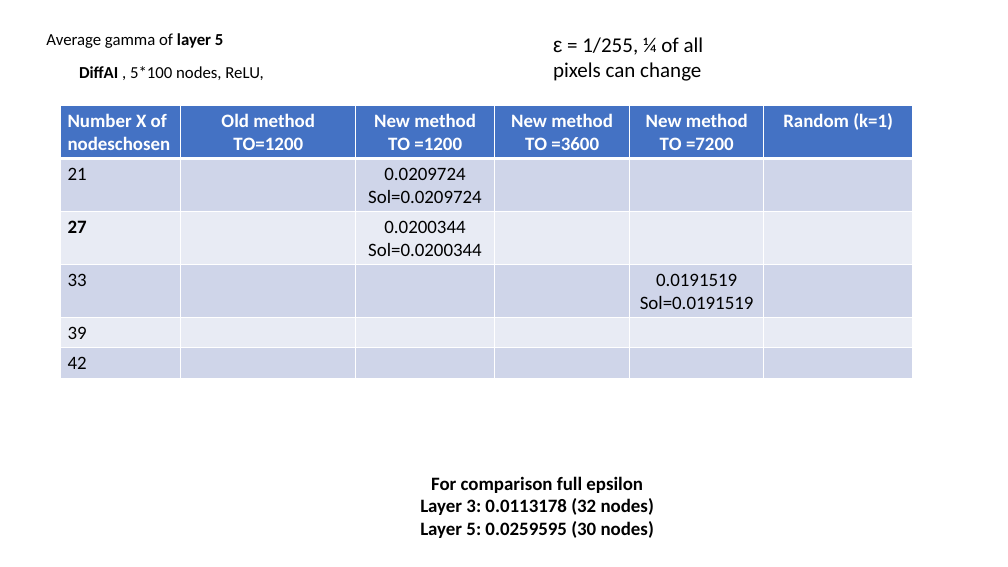
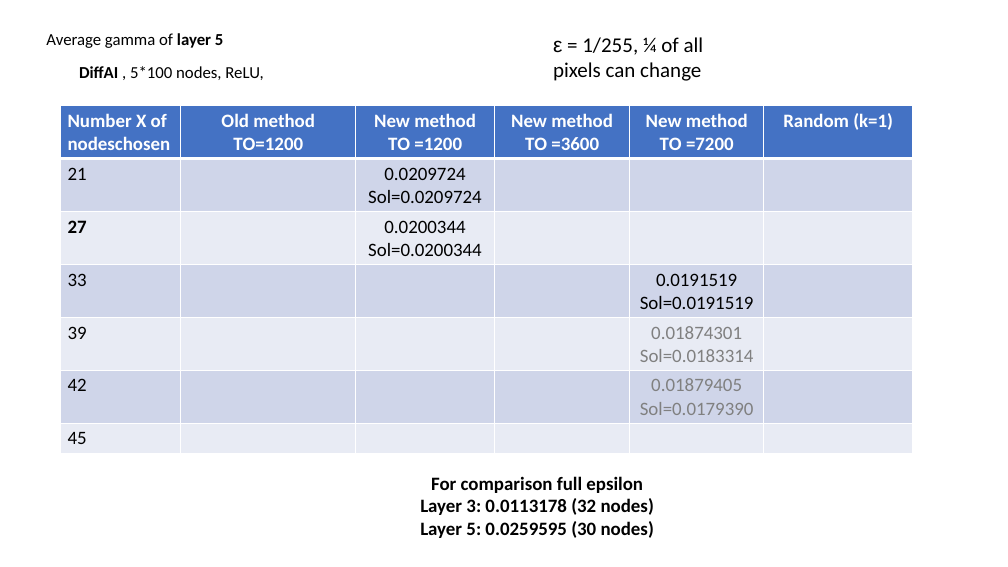
Before and after one commit to blaisegenest/vericompensate, a slide deck: slide 10 of lipschitz/Test.pptx. Drawn at 1008x567 pixels with LibreOffice and Linux fonts; fonts in the diff are those of the drawing. Boxes give left, top, right and bottom in pixels: in the first picture for what was removed or moved away, otherwise in the second. Text is boxed around its words. In the diff, an @@ line names an element or a change of style, - is before the commit and + after.

Commit message:
update table

```diff
--- a/lipschitz/Test.pptx
+++ b/lipschitz/Test.pptx
@@ table at box(60, 105, 913, 454) @@
-row 5: 39 |  |  |  |  | 
-row 6: 42 |  |  |  |  | 
+row 5: 39 |  |  |  | 0.01874301 / Sol=0.0183314 | 
+row 6: 42 |  |  |  | 0.01879405 / Sol=0.0179390 | 
+row 7: 45 |  |  |  |  | 
```
